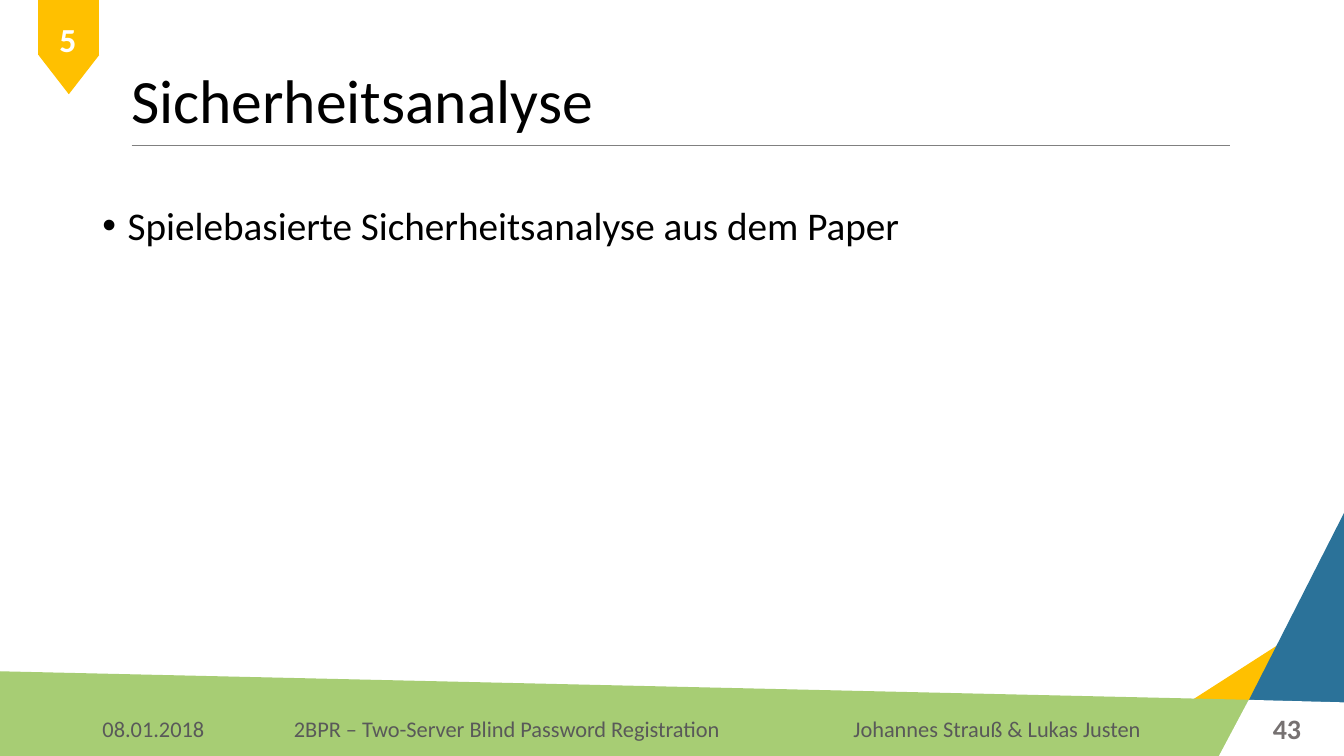
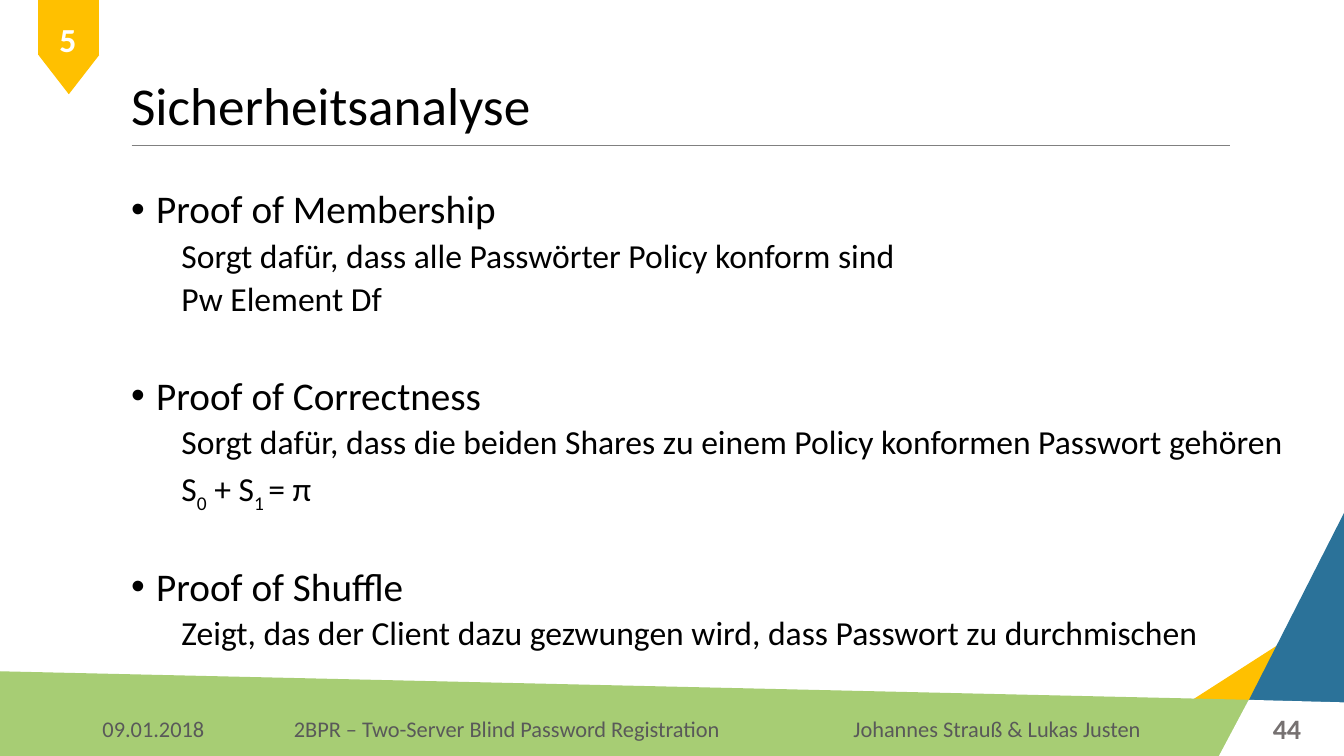
Before and after one commit to Lukas-Justen/IT-Security-2BPR, a slide deck: slide 44 of 2BPR.pptx (slide 43 before the commit). Drawn at 1344x756 pixels with LibreOffice and Linux fonts; fonts in the diff are those of the drawing; background and template pictures are left out. Boxes give left, top, right and bottom in pixels: in the first picture for what was removed or moved away, otherwise in the second. Text is boxed around its words. In the diff, an @@ line names an element or a change of style, - is before the commit and + after.

Commit message:
Passwort Registrierung & Sicherheitsanalyse

```diff
--- a/2BPR.pptx
+++ b/2BPR.pptx
@@ title "Sicherheitsanalyse" at box(131, 88, 530, 134): size 44 to 38 pt @@
@@ text at box(156, 195, 1282, 651): text changed; size 28 to 24 pt @@
-• Spielebasierte Sicherheitsanalyse aus dem Paper
+• Proof of Membership
+  Sorgt dafür, dass alle Passwörter Policy konform sind
+  Pw Element Df
+• Proof of Correctness
+  Sorgt dafür, dass die beiden Shares zu einem Policy konformen Passwort gehören
+  S0 + S1 = π
+• Proof of Shuffle
+  Zeigt, das der Client dazu gezwungen wird, dass Passwort zu durchmischen
@@ text at box(102, 722, 204, 737): text changed @@
-08.01.2018
+09.01.2018
@@ page number at box(1273, 721, 1301, 739): text changed @@
-43
+44
```
Also in this commit, not shown: 49 other slides changed, 1 slide added, 1 other file.
